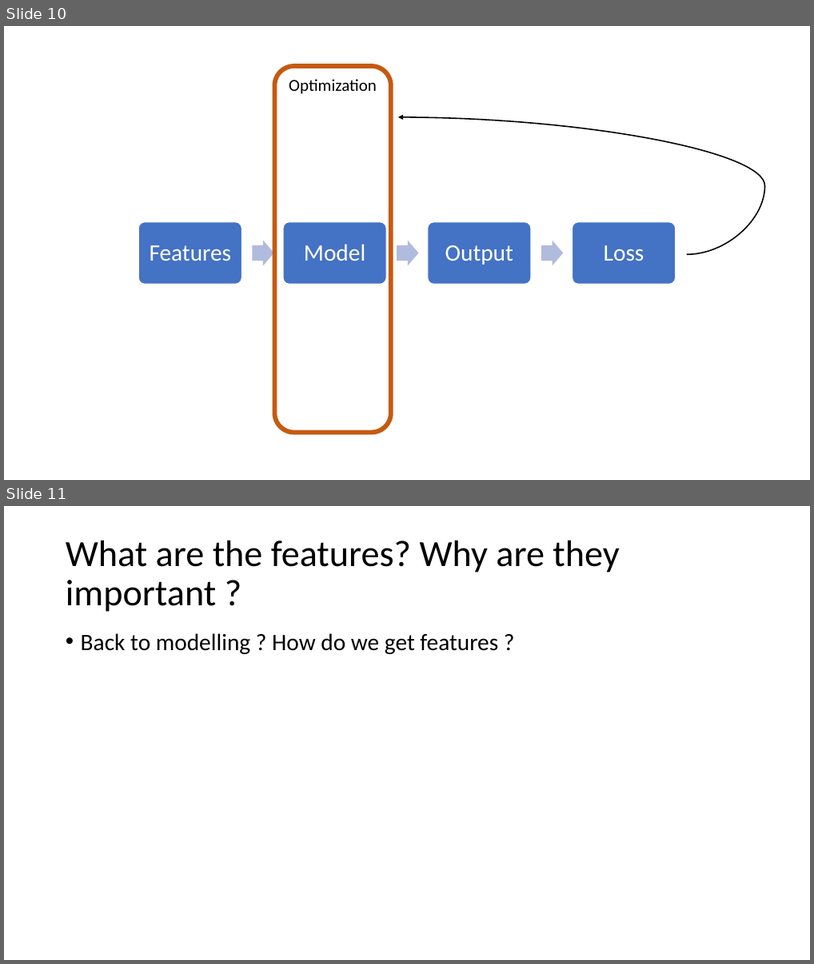
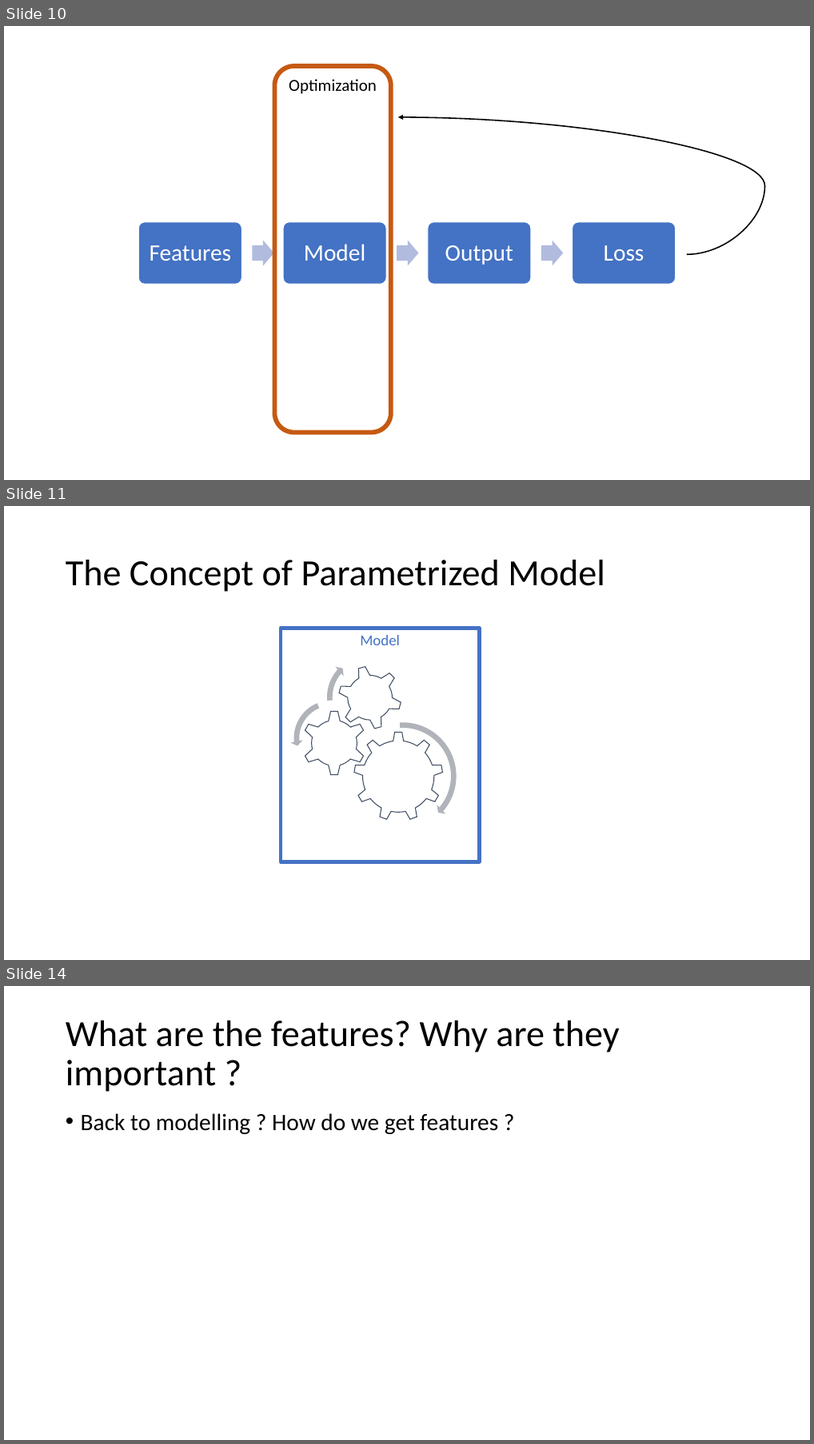
Before and after one commit to moayad-hsn/IndabaX-Sudan-2019, a slide deck: Intro to ML.pptx. Shown one above the other, each under a label of ours: slides 10 and 11 before the commit, slides 10, 11 and 14 after it; the slides between them are not shown. The pictures are 814x964 and 814x1444 pixels, drawn with LibreOffice and Linux fonts; fonts in the diff are those of the drawing. Boxes give left, top, right and bottom in pixels: in the first picture for what was removed or moved away, otherwise in the second. Text is boxed around its words. In the diff, an @@ line names an element or a change of style, - is before the commit and + after.

```diff
--- a/Intro to ML.pptx
+++ b/Intro to ML.pptx
@@ slide 11 added at [4, 506, 810, 960], background #FFFFFF @@
@@ title added at [66, 560, 606, 592], 44 pt, text #000000 @@
+The Concept of Parametrized Model
@@ rectangle added at [281, 628, 479, 862], outline #4472C4 4.5 pt, 18 pt, text #4472C4 @@
+Model
@@ group added at [290, 652, 460, 833]: 3 gears, 2 circular arrows, 1 left circular arrow @@
@@ what was slide 11 is now slide 14 @@
```
Also in this commit, not shown: 6 slides changed, 2 other slides added, 1 slide removed.
